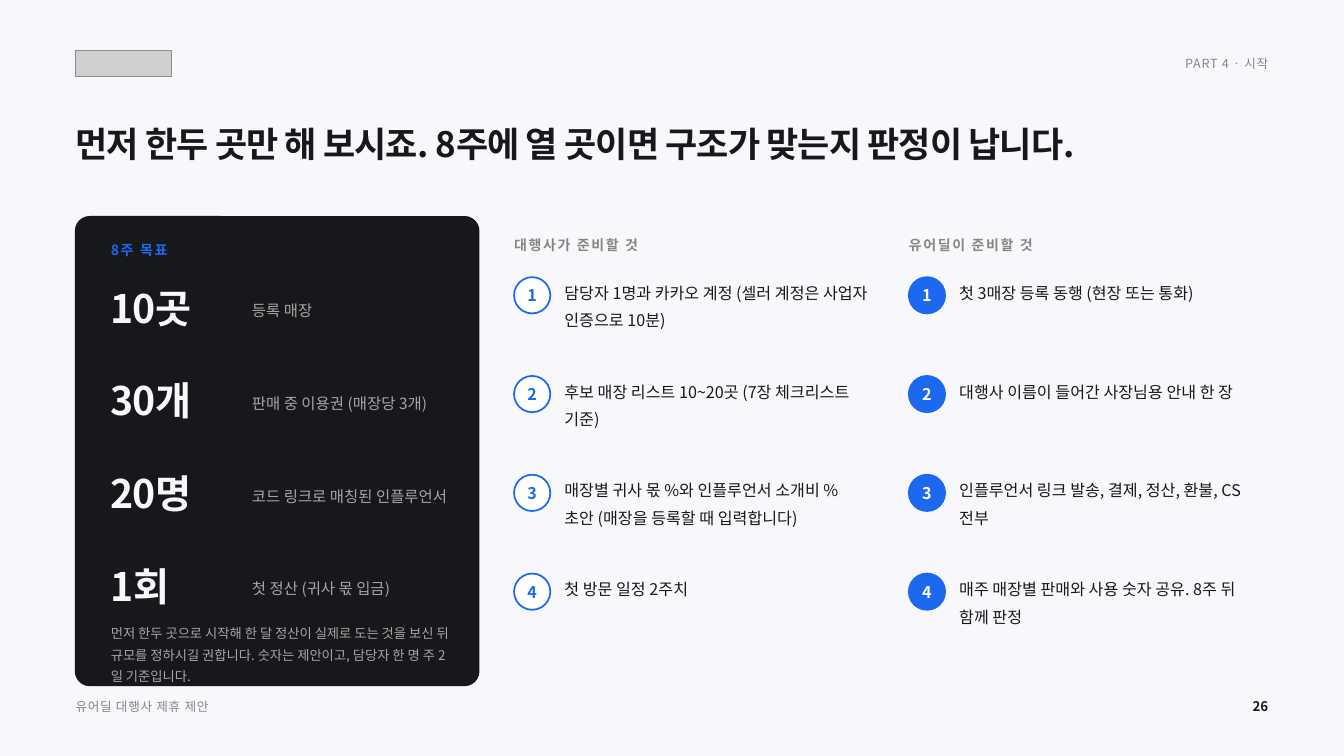
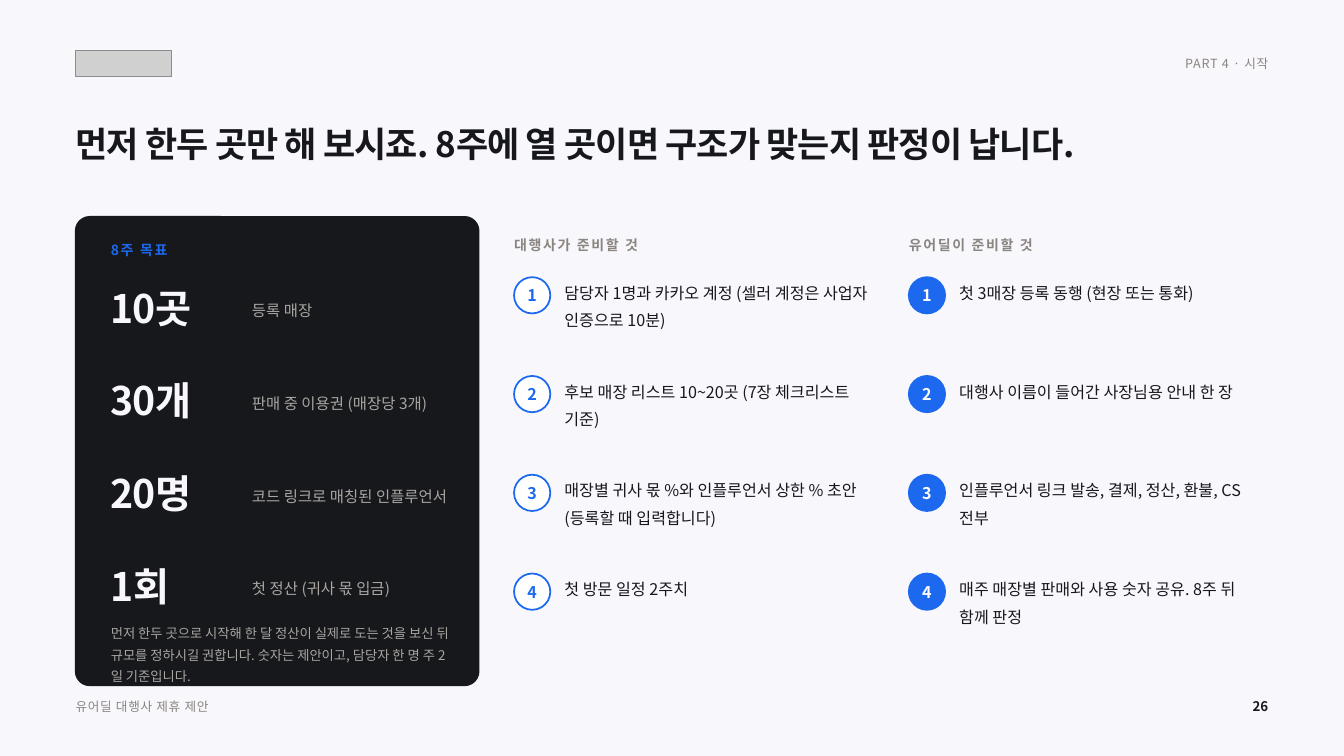
Before and after one commit to tobe2111/ur-live, a slide deck: slide 27 of docs/business/proposals/urdeal-agency-proposal.pptx. Drawn at 1344x756 pixels with LibreOffice and Linux fonts; fonts in the diff are those of the drawing; grey boxes stand for pictures. Boxes give left, top, right and bottom in pixels: in the first picture for what was removed or moved away, otherwise in the second. Text is boxed around its words. In the diff, an @@ line names an element or a change of style, - is before the commit and + after.

```diff
--- a/docs/business/proposals/urdeal-agency-proposal.pptx
+++ b/docs/business/proposals/urdeal-agency-proposal.pptx
@@ text at <box>564,482,857,527</box>: text changed @@
-매장별 귀사 몫 %와 인플루언서 소개비 % 초안 (매장을 등록할 때 입력합니다)
+매장별 귀사 몫 %와 인플루언서 상한 % 초안 (등록할 때 입력합니다)
```
Also in this commit, not shown: 11 other slides changed, 9 other files.
